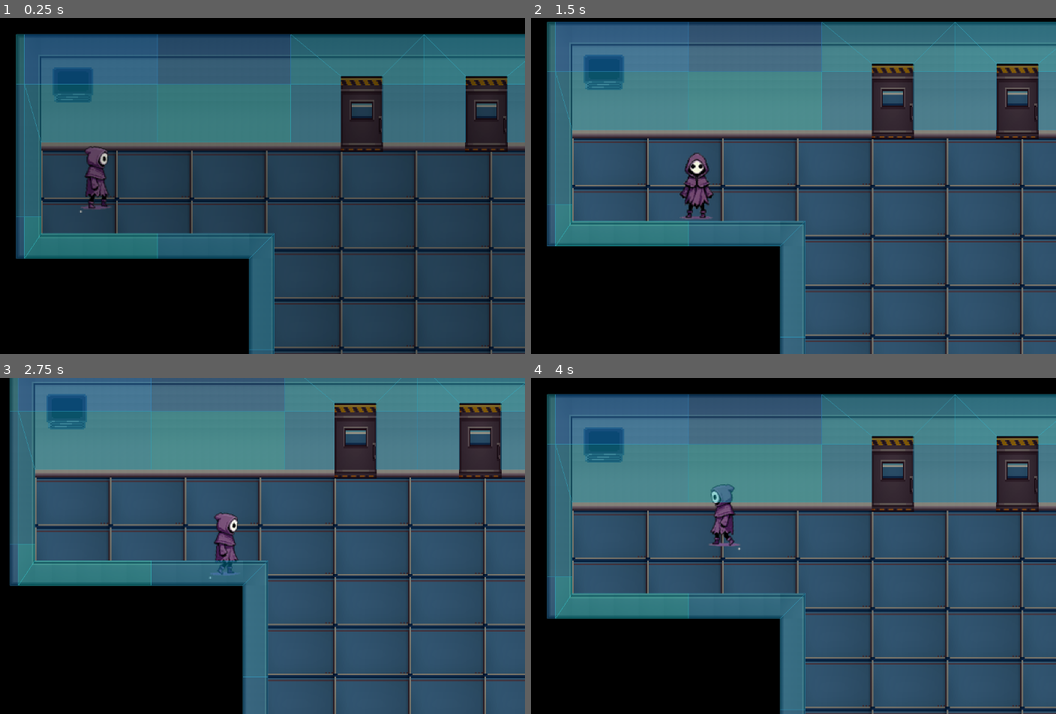
Above: before the commit, frames 1-4 (two rows, left to right).
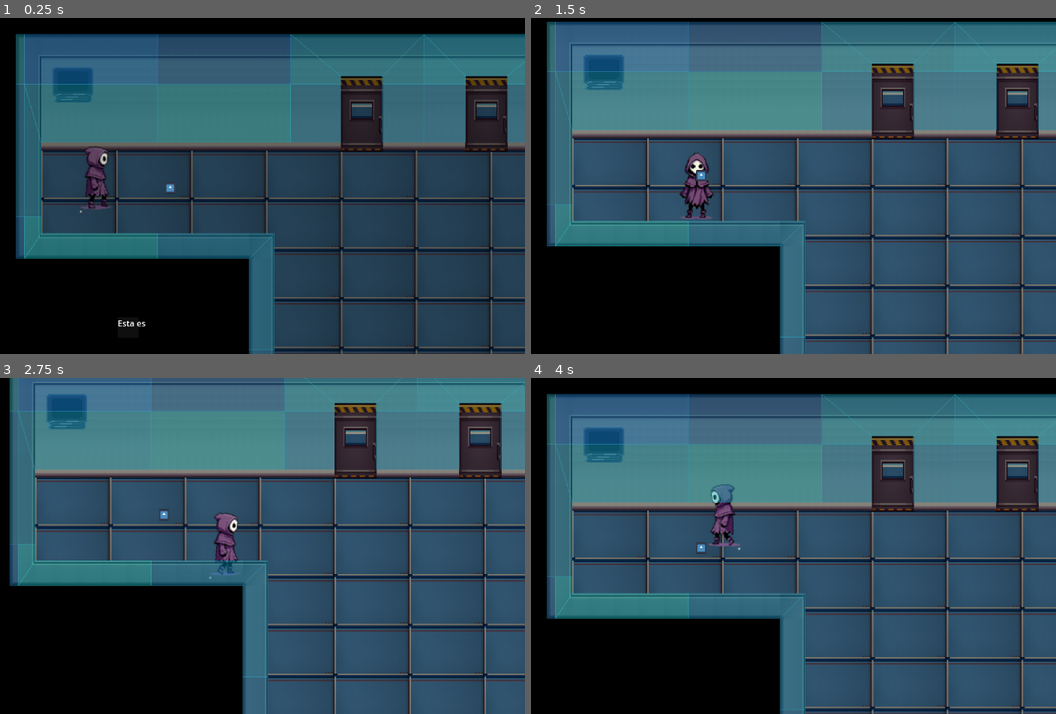
Above: after the commit, the same moments.

Repository: WiloxW/AnotherTaleBetweenSecrets
Game: Godot game, scene res://Scenes/l_ab.tscn
Same seed, same stepped clock (60 frames per second), same inputs: the game is played once before the commit and once after it. The engine's default icon, where the game draws it, is replaced by a stand-in: a white triangle on a blue panel in a dark square.
Inputs:
- Up to frame 1 (0.25 s): no input
- Up to frame 2 (1.5 s): tap Enter (ui_accept) at 0.5, 0.6, 0.77, 1.07, 1.35 s; hold Right (ui_right) 0.53-1.28 s; hold Down (ui_down) from 1.28 s (still down)
- Up to frame 3 (2.75 s): tap Enter (ui_accept) at 1.52, 1.82, 2, 2.1 s; release Down (ui_down) at 2.03 s; hold Right (ui_right) from 2.03 s (still down)
- Up to frame 4 (4 s): release Right (ui_right) at 2.78 s; hold Up (ui_up) 2.78-3.53 s; tap Enter (ui_accept) at 2.85, 3.02, 3.32, 3.6, 3.77 s; hold Left (ui_left) from 3.53 s (still down)

The runs differ from the first frame. In frame 1, 0.1% of the frame differs, in the area x 22-34%, y 49-92%; in frame 2, less than 0.1%; in frame 3, less than 0.1%; in frame 4, less than 0.1%.

Commit message:
textbox basica

Diff:
--- a/Scenes/Item/Item.tscn
+++ b/Scenes/Item/Item.tscn
@@ -1,10 +1,16 @@
-[gd_scene load_steps=2 format=3 uid="uid://bjjyqvol1ywm3"]
+[gd_scene load_steps=4 format=3 uid="uid://bjjyqvol1ywm3"]
 
 [ext_resource type="Script" uid="uid://ddatcwasop4sr" path="res://Scripts/item.gd" id="1_3r01x"]
+[ext_resource type="Texture2D" uid="uid://c1tp7pqe622b5" path="res://icon.svg" id="2_dtts4"]
+
+[sub_resource type="RectangleShape2D" id="RectangleShape2D_bu2tf"]
 
 [node name="Item" type="Area2D"]
 script = ExtResource("1_3r01x")
 
 [node name="CollisionShape2D" type="CollisionShape2D" parent="."]
+shape = SubResource("RectangleShape2D_bu2tf")
 
 [node name="Sprite2D" type="Sprite2D" parent="."]
+scale = Vector2(0.16264108, 0.16835716)
+texture = ExtResource("2_dtts4")
--- /dev/null
+++ b/Scenes/Textbox.tscn
@@ -0,0 +1,17 @@
+[gd_scene load_steps=2 format=3 uid="uid://c0qnbigdguexu"]
+
+[ext_resource type="Script" uid="uid://dgpfoagmln7c5" path="res://Scripts/Textbox.gd" id="1"]
+
+[node name="CanvasLayer" type="CanvasLayer"]
+script = ExtResource("1")
+
+[node name="Panel" type="Panel" parent="."]
+offset_left = 369.0
+offset_top = 577.0
+offset_right = 409.0
+offset_bottom = 617.0
+
+[node name="Label" type="Label" parent="Panel"]
+layout_mode = 0
+offset_right = 40.0
+offset_bottom = 23.0
--- a/Scenes/l_ab.tscn
+++ b/Scenes/l_ab.tscn
@@ -8,6 +8,8 @@
 [ext_resource type="PackedScene" uid="uid://brcufl3lnhuxi" path="res://Scenes/player.tscn" id="5_3l37x"]
 [ext_resource type="AudioStream" uid="uid://2xmxjbb8ds8f" path="res://Assets/Sounds/door-opening-78648.mp3" id="6_fydyf"]
 [ext_resource type="PackedScene" uid="uid://bne0udxmu2y5k" path="res://Scenes/transaction_animation.tscn" id="7_kvj5b"]
+[ext_resource type="PackedScene" uid="uid://c0qnbigdguexu" path="res://Scenes/Textbox.tscn" id="9_3l37x"]
+[ext_resource type="PackedScene" uid="uid://bjjyqvol1ywm3" path="res://Scenes/Item/Item.tscn" id="10_nayjt"]
 
 [sub_resource type="TileMapPattern" id="TileMapPattern_kheqh"]
 tile_data = PackedInt32Array(0, 1572864, 30, 393216, 1572864, 30, 786432, 1572864, 30, 1179648, 1572864, 30, 1572864, 1572864, 30, 1966080, 1572864, 30, 2359296, 1572864, 30)
@@ -2607,6 +2609,11 @@
 
 [node name="TransactionAnimation" parent="." instance=ExtResource("7_kvj5b")]
 
+[node name="TextBox" parent="." instance=ExtResource("9_3l37x")]
+
+[node name="Hola" parent="." instance=ExtResource("10_nayjt")]
+position = Vector2(280, 200)
+
 [connection signal="body_entered" from="TransPoint_roomA" to="." method="_on_trans_point_room_a_body_entered"]
 [connection signal="body_exited" from="TransPoint_roomA" to="." method="_on_trans_point_room_a_body_exited"]
 [connection signal="body_entered" from="TransPoint_roomB" to="." method="_on_trans_point_room_b_body_entered"]
--- /dev/null
+++ b/Scripts/Textbox.gd
@@ -0,0 +1,38 @@
+extends CanvasLayer
+
+@export var text_speed := 0.03  # velocidad del tipeo
+
+var texts : Array[String] = []
+var current_index := 0
+var is_writing := false
+
+func show_text(text_array: Array) -> void:
+	texts = text_array
+	current_index = 0
+	visible = true
+	_write_text()
+
+func _write_text():
+	is_writing = true
+	$Panel/Label.text = ""
+	var full_text = texts[current_index]
+
+	for c in full_text:
+		$Panel/Label.text += c
+		await get_tree().create_timer(text_speed).timeout
+
+	is_writing = false
+
+func _process(_delta):
+	if Input.is_action_just_pressed("ui_accept"):
+		if is_writing:
+			# Terminar de escribir instantáneamente
+			$Panel/Label.text = texts[current_index]
+			is_writing = false
+		else:
+			# Avanzar al siguiente texto
+			current_index += 1
+			if current_index < texts.size():
+				_write_text()
+			else:
+				visible = false  # cerrar textbox
--- a/Scripts/l_ab.gd
+++ b/Scripts/l_ab.gd
@@ -1,9 +1,16 @@
 extends Node2D
 
 @onready var TransactionAnimation = $TransactionAnimation/AnimationPlayer
+@onready var TextBox = $TextBox
 var door_sound : AudioStreamPlayer2D
 # Called when the node enters the scene tree for the first time.
 func _ready() -> void:
+	await get_tree().process_frame
+	TextBox.show_text([
+	"Esta es la primera línea.",
+	"Y esta es la segunda.",
+	"¡Funcionó como un RPG clásico!"
+] as Array[String])
 	TransactionAnimation.play("fade_out")
 	door_sound = $Dooropen
 	if not MusicManager.music_player.playing:
--- /dev/null
+++ b/Textbox.gd
@@ -0,0 +1,38 @@
+extends CanvasLayer
+
+@export var text_speed := 0.03  # velocidad del tipeo
+
+var texts : Array[String] = []
+var current_index := 0
+var is_writing := false
+
+func show_text(text_array: Array[String]):
+	texts = text_array
+	current_index = 0
+	visible = true
+	_write_text()
+
+func _write_text():
+	is_writing = true
+	$Panel/Label.text = ""
+	var full_text = texts[current_index]
+
+	for c in full_text:
+		$Panel/Label.text += c
+		await get_tree().create_timer(text_speed).timeout
+
+	is_writing = false
+
+func _process(_delta):
+	if Input.is_action_just_pressed("ui_accept"):
+		if is_writing:
+			# Terminar de escribir instantáneamente
+			$Panel/Label.text = texts[current_index]
+			is_writing = false
+		else:
+			# Avanzar al siguiente texto
+			current_index += 1
+			if current_index < texts.size():
+				_write_text()
+			else:
+				visible = false  # cerrar textbox
--- a/project.godot
+++ b/project.godot
@@ -19,6 +19,7 @@
 
 global="*res://Scripts/global.gd"
 MusicManager="*res://Scripts/MusicManager.gd"
+Textbox="*res://Scripts/Textbox.gd"
 
 [rendering]
 
Not shown: 1 places in Scenes/l_ab.tscn that only renumber resources
Not shown, added: Scripts/Textbox.gd.uid
Not shown, added: Textbox.gd.uid
